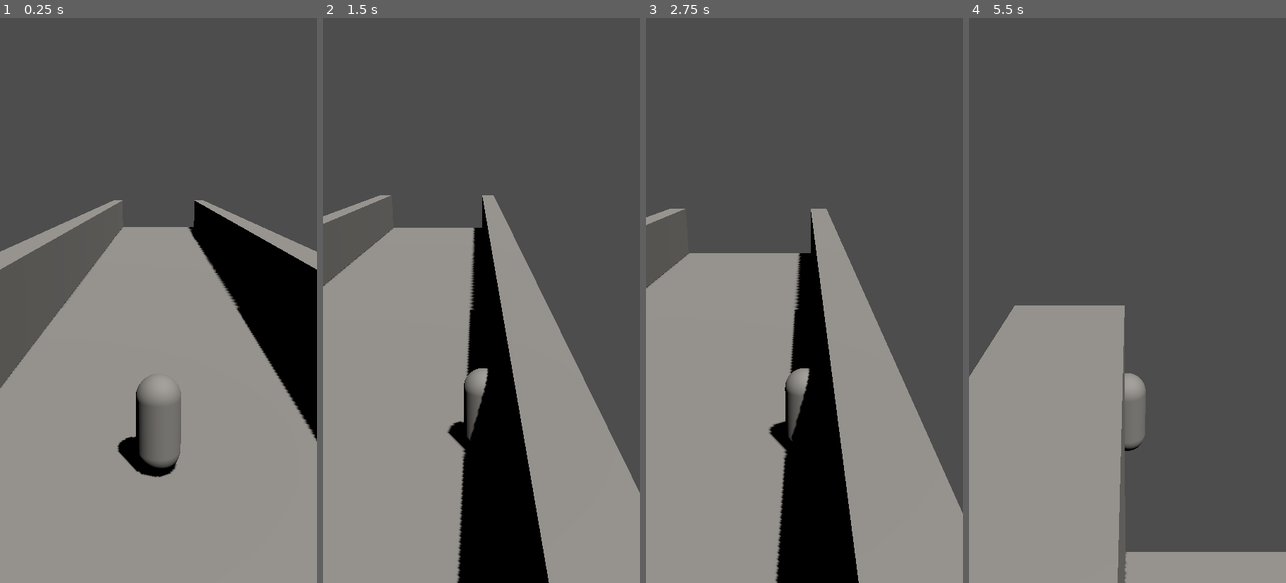
Above: before the commit, frames 1-4 (left to right).
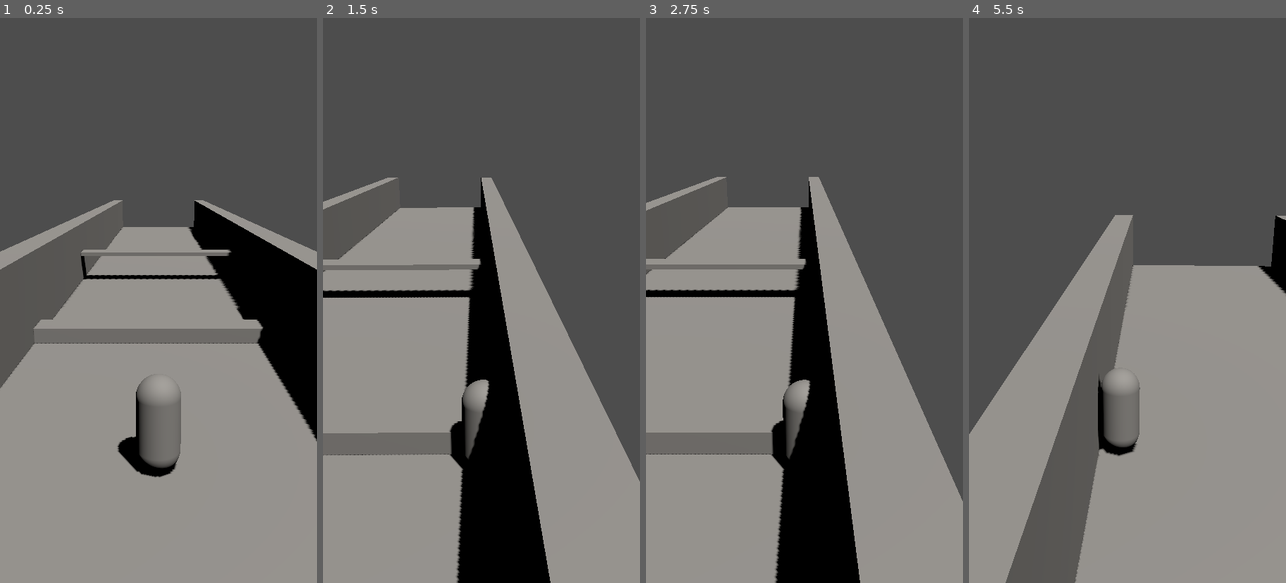
Above: after the commit, the same moments.

Repository: KolovratRUS/Relic-Run
Game: Godot game, scene res://scenes/levels/prototype_level.tscn
The game is run twice, just before and just after one commit, with the same random seed, the same clock (stepped at 60 frames per second) and the same inputs.
Inputs (mouse positions are in pixels of both pictures, inside the frame that each line leads up to):
- Up to frame 1 (0.25 s): no input
- Up to frame 2 (1.5 s): move the mouse to (551, 272) at 0.52 s; hold D (move_right) 0.53-1.25 s; click (551, 272) at 0.67 s; drag from (418, 328) to (465, 413) at 1.27 s
- Up to frame 3 (2.75 s): move the mouse to (836, 176) at 2.02 s; hold D (move_right) from 2.03 s (still down)
- Up to frame 4 (5.5 s): release D (move_right) at 2.75 s; drag from (1111, 413) to (1032, 215) at 2.77 s; move the mouse to (1222, 385) at 3.52 s; hold A (move_left) 3.53-4.25 s; drag from (1032, 215) to (1079, 159) at 4.27 s; move the mouse to (1143, 300) at 5.02 s; hold A (move_left) from 5.03 s (still down); click (1143, 300) at 5.17 s

The runs differ from the first frame. In frame 1, 2.7% of the frame differs, in the area x 10-84%, y 41-58%; in frame 2, 7.3%; in frame 3, 8.8%; in frame 4, 38%, in the area x 0-100%, y 34-100%.

Commit message:
Add jumping sliding and prototype obstacles

Diff:
--- a/project.godot
+++ b/project.godot
@@ -16,6 +16,14 @@
 "deadzone": 0.5,
 "events": [Object(InputEventKey,"device":-1,"window_id":0,"alt_pressed":false,"shift_pressed":false,"ctrl_pressed":fals …(369 unchanged characters)…
 }
+jump={
+"deadzone": 0.5,
+"events": [Object(InputEventKey,"device":-1,"window_id":0,"alt_pressed":false,"shift_pressed":false,"ctrl_pressed":false,"meta_pressed":false,"pressed":false,"keycode":0,"physical_keycode":32,"key_label":0,"unicode":32,"echo":false,"script":null)]
+}
+slide={
+"deadzone": 0.5,
+"events": [Object(InputEventKey,"device":-1,"window_id":0,"alt_pressed":false,"shift_pressed":false,"ctrl_pressed":false,"meta_pressed":false,"pressed":false,"keycode":0,"physical_keycode":83,"key_label":0,"unicode":115,"echo":false,"script":null),Object(InputEventKey,"device":-1,"window_id":0,"alt_pressed":false,"shift_pressed":false,"ctrl_pressed":false,"meta_pressed":false,"pressed":false,"keycode":0,"physical_keycode":4194322,"key_label":0,"unicode":0,"echo":false,"script":null)]
+}
 
 [physics]
 3d/physics_engine="Jolt Physics"
--- a/scenes/levels/prototype_level.tscn
+++ b/scenes/levels/prototype_level.tscn
@@ -3,6 +3,8 @@
 [ext_resource type="Script" path="res://scripts/levels/prototype_level.gd" id="1"]
 [ext_resource type="Script" path="res://scripts/camera/follow_camera.gd" id="2"]
 [ext_resource type="PackedScene" path="res://scenes/player/player.tscn" id="3"]
+[ext_resource type="PackedScene" path="res://scenes/obstacles/jump_obstacle.tscn" id="4"]
+[ext_resource type="PackedScene" path="res://scenes/obstacles/slide_obstacle.tscn" id="5"]
 
 [sub_resource type="Environment" id="env"]
 background_mode = 2
@@ -75,3 +77,9 @@
 script = ExtResource(2)
 current = true
 fov = 60
+
+[node name="JumpObstacle" parent="." instance=ExtResource(4)]
+position = Vector3(0, 0.3, -10)
+
+[node name="SlideObstacle" parent="." instance=ExtResource(5)]
+position = Vector3(0, 1.5, -20)
--- /dev/null
+++ b/scenes/obstacles/jump_obstacle.tscn
@@ -0,0 +1,15 @@
+[gd_scene format=3]
+
+[sub_resource type="BoxMesh" id="jump_barrier_mesh"]
+size = Vector3(10, 0.6, 1.0)
+
+[sub_resource type="BoxShape3D" id="jump_barrier_shape"]
+size = Vector3(10, 0.6, 1.0)
+
+[node name="JumpObstacle" type="StaticBody3D"]
+
+[node name="MeshInstance3D" type="MeshInstance3D" parent="."]
+mesh = SubResource("jump_barrier_mesh")
+
+[node name="CollisionShape3D" type="CollisionShape3D" parent="."]
+shape = SubResource("jump_barrier_shape")
--- /dev/null
+++ b/scenes/obstacles/slide_obstacle.tscn
@@ -0,0 +1,15 @@
+[gd_scene format=3]
+
+[sub_resource type="BoxMesh" id="slide_bar_mesh"]
+size = Vector3(10, 0.2, 1.0)
+
+[sub_resource type="BoxShape3D" id="slide_bar_shape"]
+size = Vector3(10, 0.2, 1.0)
+
+[node name="SlideObstacle" type="StaticBody3D"]
+
+[node name="MeshInstance3D" type="MeshInstance3D" parent="."]
+mesh = SubResource("slide_bar_mesh")
+
+[node name="CollisionShape3D" type="CollisionShape3D" parent="."]
+shape = SubResource("slide_bar_shape")
--- a/scripts/player/player.gd
+++ b/scripts/player/player.gd
@@ -12,6 +12,18 @@
 @export var corridor_half_width: float = 4.0
 @export var gravity: float = 20.0
 
+## Jump
+## Initial upward velocity applied when jump is triggered
+@export var jump_force: float = 12.0
+
+## Slide
+## How long the slide state lasts (seconds)
+@export var slide_duration: float = 0.6
+## Capsule height while sliding
+@export var slide_capsule_height: float = 0.8
+## Vertical offset applied to keep capsule base on floor while sliding
+@export var slide_y_offset: float = -0.5
+
 ## Drag controls
 ## Multiplier applied to raw drag delta before converting to velocity
 @export var drag_sensitivity: float = 0.04
@@ -19,6 +31,10 @@
 @export var max_drag_velocity: float = 8.0
 ## Ignore drag deltas smaller than this (world units per event)
 @export var drag_deadzone: float = 2.0
+## Minimum vertical swipe delta to trigger jump/slide (world units)
+@export var swipe_vertical_threshold: float = 40.0
+## Maximum allowed horizontal delta as fraction of vertical (lower = stricter)
+@export var swipe_horizontal_tolerance: float = 0.5
 
 ## Internal keyboard horizontal target
 var _target_horizontal_velocity: float = 0.0
@@ -26,6 +42,16 @@
 var _drag_active: bool = false
 ## Accumulated drag horizontal influence
 var _drag_accumulator: float = 0.0
+## Start position of current drag for swipe detection
+var _drag_start_pos: Vector2 = Vector2.ZERO
+## Last known absolute position during drag
+var _drag_current_pos: Vector2 = Vector2.ZERO
+## Whether the current drag already triggered a vertical action
+var _drag_vertical_triggered: bool = false
+## Whether the player is currently sliding
+var _is_sliding: bool = false
+## Countdown until slide ends
+var _slide_timer: float = 0.0
 
 
 func _input(event: InputEvent) -> void:
@@ -44,14 +70,15 @@
 		return
 
 	if event.pressed:
-		_start_drag()
-	else:
-		_end_drag()
+		_start_drag(event.position)
+	else:
+		_end_drag(event.position)
 
 
 func _handle_screen_drag(event: InputEventScreenDrag) -> void:
 	if not _drag_active:
 		return
+	_drag_current_pos = event.position
 	_apply_drag_delta(event.relative.x)
 
 
@@ -60,25 +87,54 @@
 		return
 
 	if event.pressed:
-		_start_drag()
-	else:
-		_end_drag()
+		_start_drag(event.position)
+	else:
+		_end_drag(event.position)
 
 
 func _handle_mouse_motion(event: InputEventMouseMotion) -> void:
 	if not _drag_active:
 		return
+	_drag_current_pos = event.position
 	_apply_drag_delta(event.relative.x)
 
 
-func _start_drag() -> void:
+func _start_drag(start_pos: Vector2) -> void:
 	_drag_active = true
 	_drag_accumulator = 0.0
-
-
-func _end_drag() -> void:
+	_drag_start_pos = start_pos
+	_drag_current_pos = start_pos
+	_drag_vertical_triggered = false
+
+
+func _end_drag(end_pos: Vector2) -> void:
+	if _drag_active and not _drag_vertical_triggered:
+		var delta: Vector2 = end_pos - _drag_start_pos
+		_try_swipe_action(delta)
+
 	_drag_active = false
 	_drag_accumulator = 0.0
+
+
+func _try_swipe_action(delta: Vector2) -> void:
+	var abs_x: float = abs(delta.x)
+	var abs_y: float = abs(delta.y)
+
+	if abs_y < swipe_vertical_threshold:
+		return
+	if abs_x > abs_y * swipe_horizontal_tolerance:
+		return
+
+	if delta.y < 0:
+		## upward swipe -> jump
+		if is_on_floor():
+			velocity.y = jump_force
+	else:
+		## downward swipe -> slide
+		if is_on_floor() and not _is_sliding:
+			_start_slide()
+
+	_drag_vertical_triggered = true
 
 
 func _apply_drag_delta(delta: float) -> void:
@@ -92,11 +148,47 @@
 	_drag_accumulator = clamp(_drag_accumulator, -max_drag_velocity, max_drag_velocity)
 
 
+func _start_slide() -> void:
+	_is_sliding = true
+	_slide_timer = slide_duration
+
+	var collision := $CollisionShape3D
+	if collision != null and collision.shape is CapsuleShape3D:
+		(collision.shape as CapsuleShape3D).height = slide_capsule_height
+
+	var mesh := $MeshInstance3D
+	if mesh != null and mesh.mesh is CapsuleMesh:
+		(mesh.mesh as CapsuleMesh).height = slide_capsule_height
+
+	# Lower the player so the base stays on the floor while sliding
+	global_position.y += slide_y_offset
+
+
+func _end_slide() -> void:
+	_is_sliding = false
+
+	var collision := $CollisionShape3D
+	if collision != null and collision.shape is CapsuleShape3D:
+		(collision.shape as CapsuleShape3D).height = 1.8
+
+	var mesh := $MeshInstance3D
+	if mesh != null and mesh.mesh is CapsuleMesh:
+		(mesh.mesh as CapsuleMesh).height = 1.8
+
+	global_position.y -= slide_y_offset
+
+
 func _physics_process(delta: float) -> void:
 	if not is_on_floor():
 		velocity.y -= gravity * delta
 
-	# Keyboard input has priority while active.
+	## Slide timer
+	if _is_sliding:
+		_slide_timer -= delta
+		if _slide_timer <= 0.0:
+			_end_slide()
+
+	## Keyboard input has priority while active.
 	var keyboard_axis := Input.get_axis("move_left", "move_right")
 	var target_velocity: float
 
